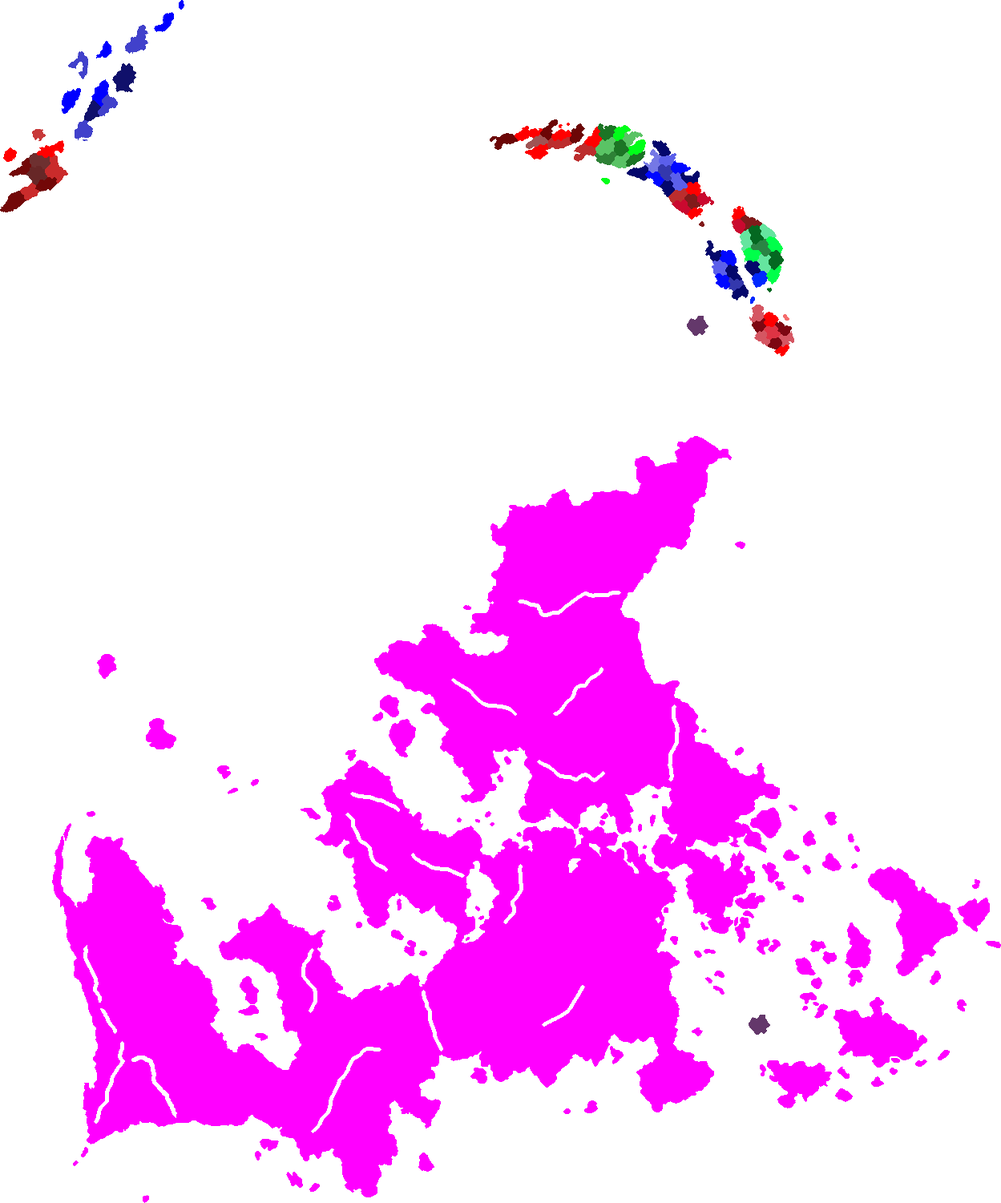
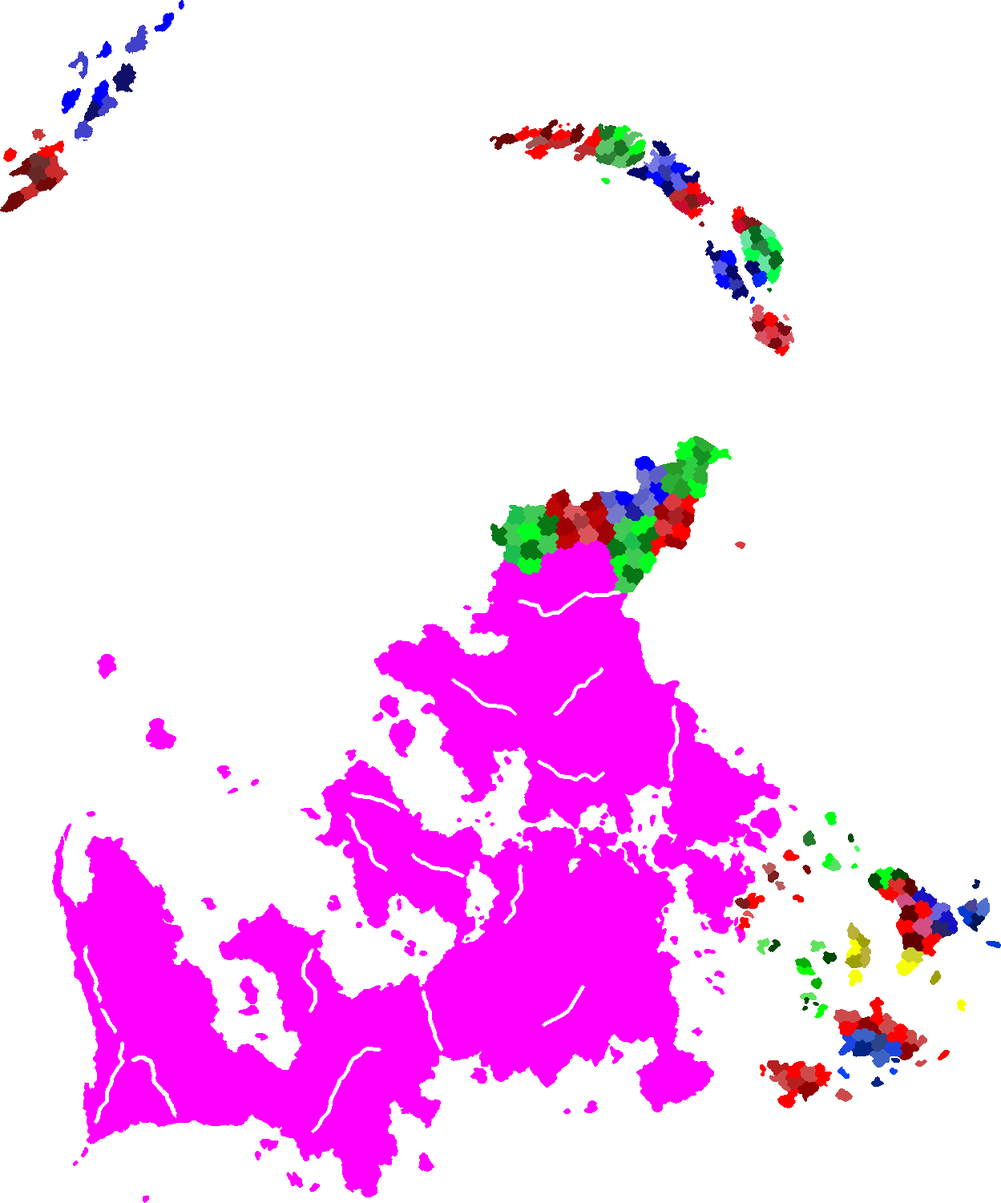
Layers edited between the first and the second 1001×1203 image:
painted on "Вставленный слой" over bbox(490, 315, 1001, 1109)
